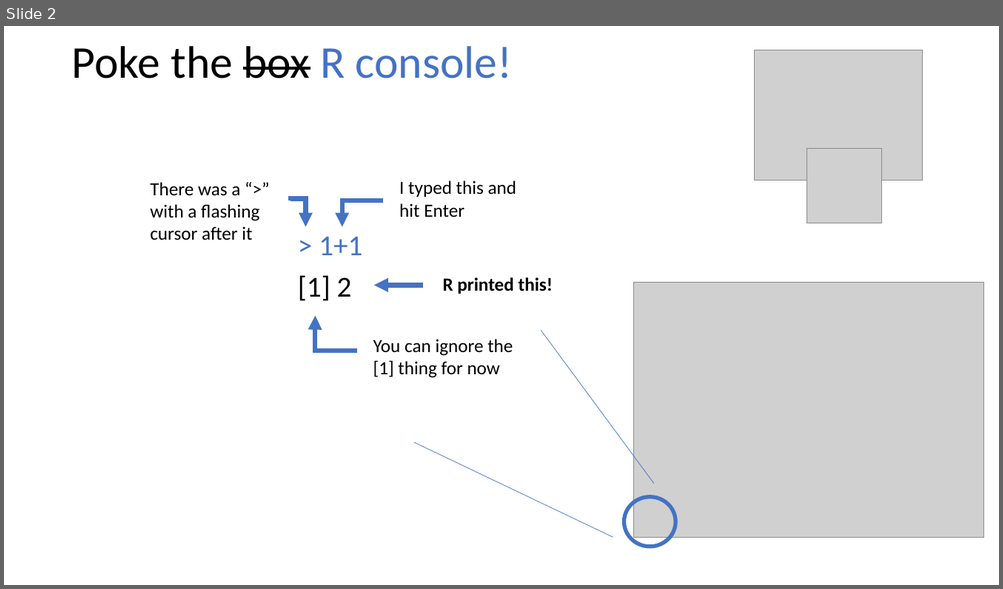
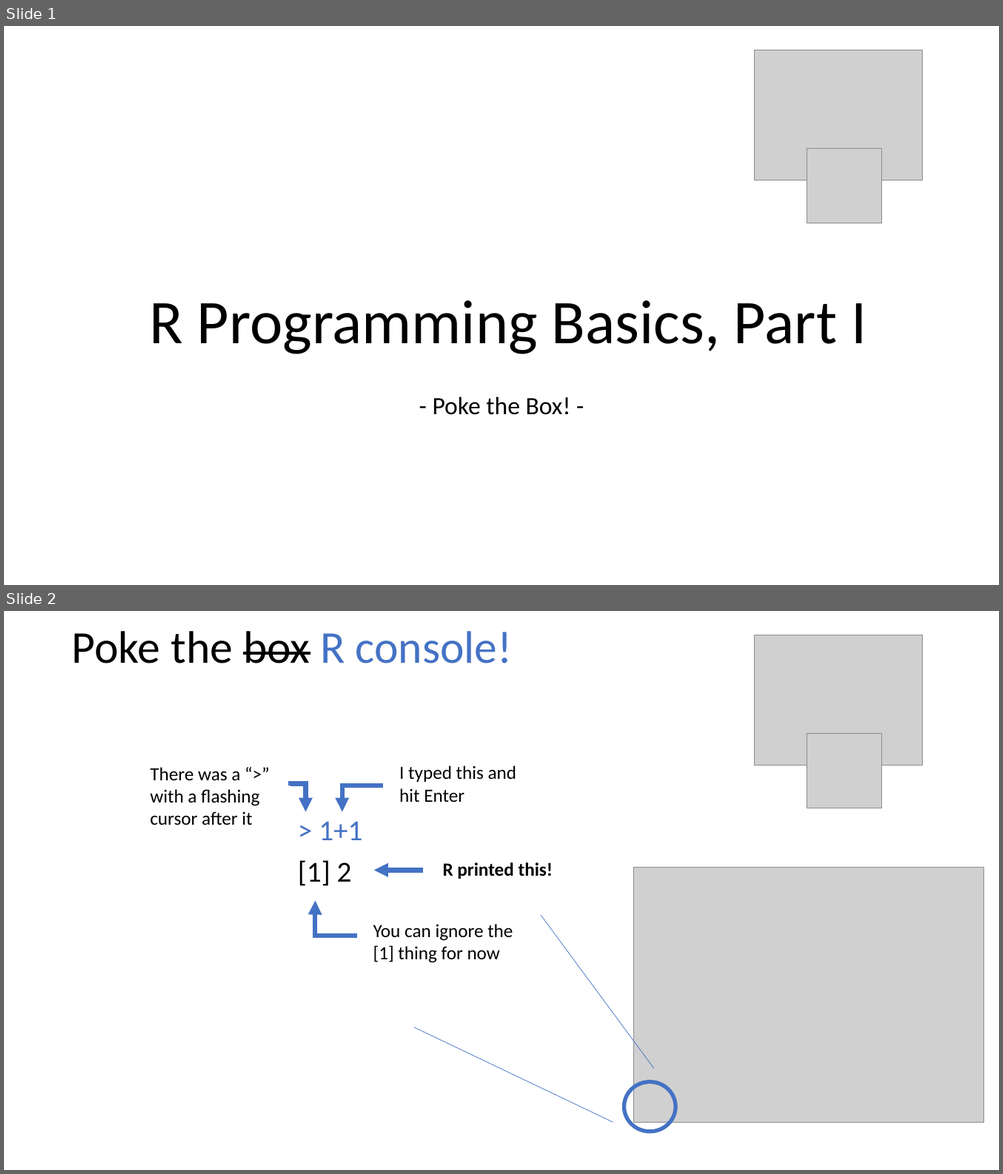
Before and after one commit to justinpriest/ADFG_R_Intro_Workshop, a slide deck: presentations/3 - Programming Basics 1 - Poke the Box.pptx. Shown one above the other, each under a label of ours: slide 2 before the commit, slides 1 and 2 after it. The pictures are 1003x589 and 1003x1174 pixels, drawn with LibreOffice and Linux fonts; fonts in the diff are those of the drawing; grey boxes stand for pictures. Boxes give left, top, right and bottom in pixels: in the first picture for what was removed or moved away, otherwise in the second. Text is boxed around its words. In the diff, an @@ line names an element or a change of style, - is before the commit and + after.

```diff
--- a/presentations/3 - Programming Basics 1 - Poke the Box.pptx
+++ b/presentations/3 - Programming Basics 1 - Poke the Box.pptx
@@ slide 1 added at <box>4,26,999,585</box>, background #FFFFFF @@
@@ picture added at <box>754,50,922,181</box> @@
@@ picture added at <box>807,148,882,223</box> @@
@@ title added at <box>149,301,866,355</box>, 60 pt, text #000000 @@
+R Programming Basics, Part I
@@ subtitle added at <box>432,397,571,415</box>, 24 pt, text #000000 @@
+- Poke the Box! -
```
Also in this commit, not shown: 1 slide removed, 5 other files.
